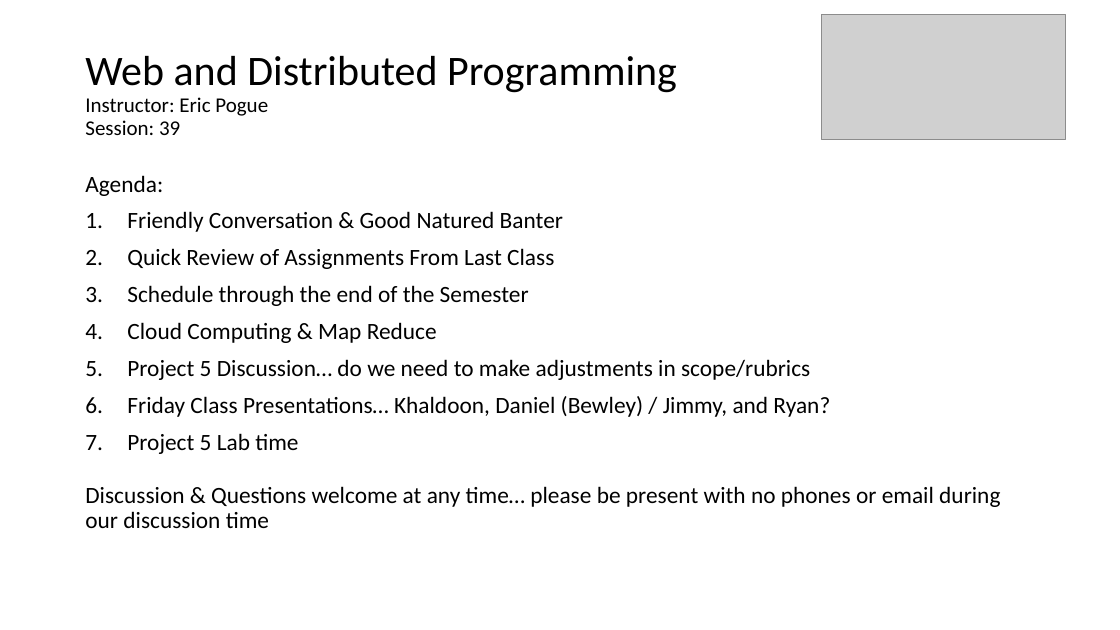
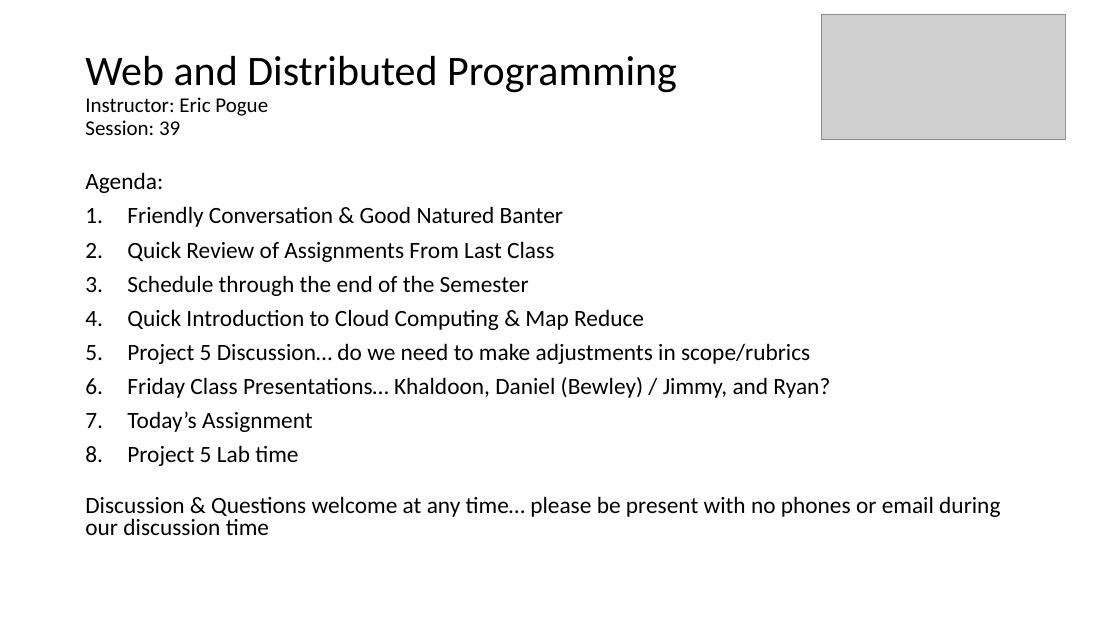
Before and after one commit to EricJPogue/www-epogue-info, a slide deck: slide 1 of CPSC-24700/Presentations/session-39.pptx. Drawn at 1120x630 pixels with LibreOffice and Linux fonts; fonts in the diff are those of the drawing; grey boxes stand for pictures. Boxes give left, top, right and bottom in pixels: in the first picture for what was removed or moved away, otherwise in the second. Text is boxed around its words. In the diff, an @@ line names an element or a change of style, - is before the commit and + after.

Commit message:
Update session 39 documents.

```diff
--- a/CPSC-24700/Presentations/session-39.pptx
+++ b/CPSC-24700/Presentations/session-39.pptx
@@ text at (85,172,1000,535): line spacing 0.9 to 0.8 @@
@@ text at (127,309,644,330): text changed @@
-4. Cloud Computing & Map Reduce
+4. Quick Introduction to Cloud Computing & Map Reduce
@@ text at (127,411,313,432): paragraph added @@
+7. Today’s Assignment
```
Also in this commit, not shown: 1 slide added, 2 other files.
